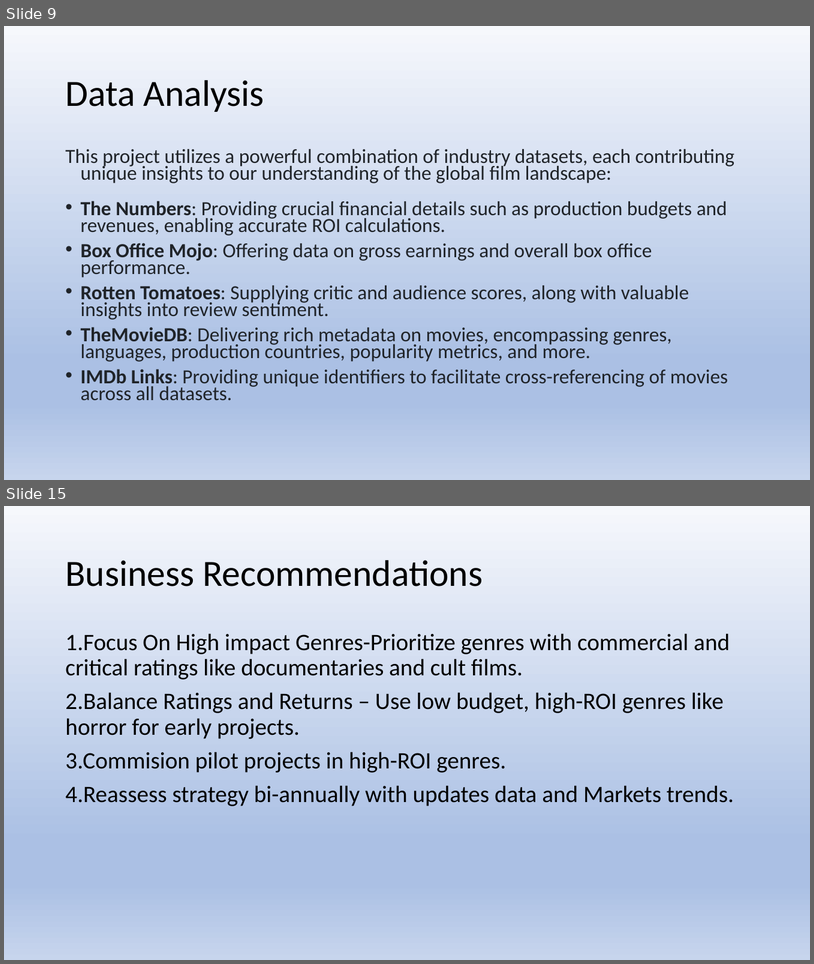
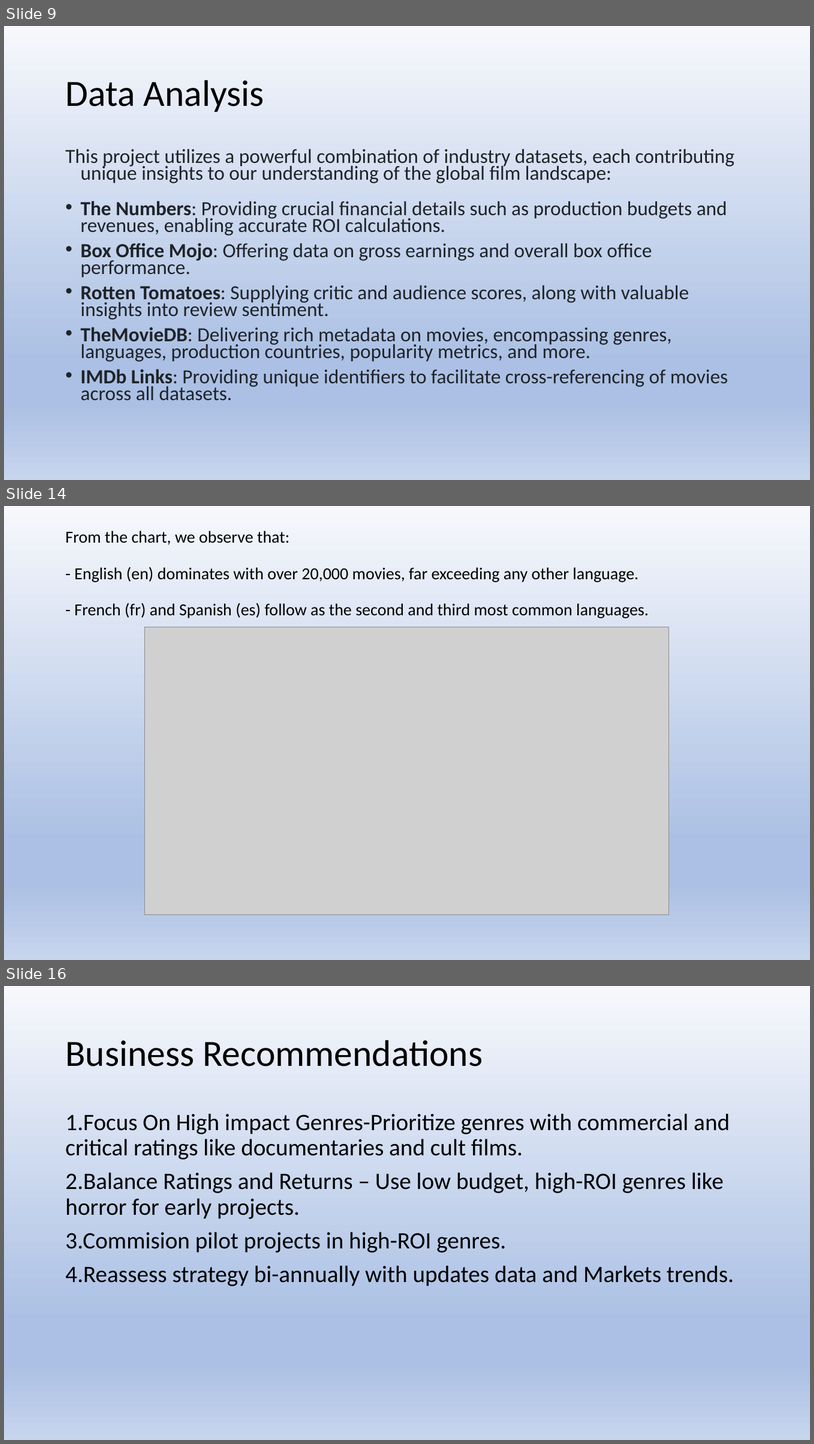
Before and after one commit to RomeC-137/Phase-G-2-Project, a slide deck: presentation.pdf.pptx. Shown one above the other, each under a label of ours: slides 9 and 15 before the commit, slides 9, 14 and 16 after it; the slides between them are not shown. The pictures are 814x964 and 814x1444 pixels, drawn with LibreOffice and Linux fonts; fonts in the diff are those of the drawing; grey boxes stand for pictures. Boxes give left, top, right and bottom in pixels: in the first picture for what was removed or moved away, otherwise in the second. Text is boxed around its words. In the diff, an @@ line names an element or a change of style, - is before the commit and + after.

```diff
--- a/presentation.pdf.pptx
+++ b/presentation.pdf.pptx
@@ slide 14 added at box(4, 506, 810, 960), background gradient #F6F8FC to #ABC0E4 to #C7D5ED @@
@@ title added at box(65, 531, 649, 618), 20 pt, text #000000 @@
+From the chart, we observe that:
+- English (en) dominates with over 20,000 movies, far exceeding any other language.
+- French (fr) and Spanish (es) follow as the second and third most common languages.
@@ picture added at box(145, 627, 669, 915) @@
@@ what was slide 15 is now slide 16 @@
```
Also in this commit, not shown: 1 slide changed, 4 other slides added, 4 slides removed.
